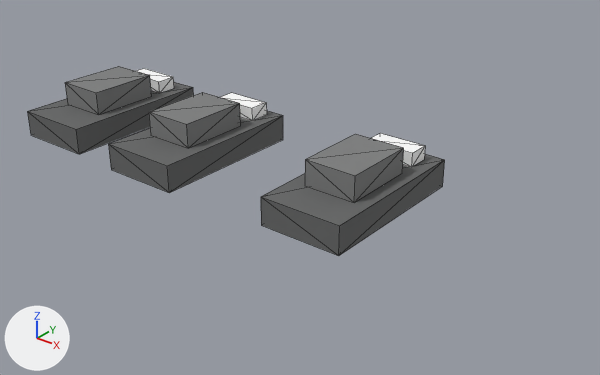
The COLLADA model models/units-prod.dae: old version first, new version second.
Camera for both pictures: a 50 mm lens placed at (2.823, -1.594, 1.239), pointed at (1.198, 0.437, -0.02). The axes (+X, +Y, +Z) are drawn at lower left. The lights are the same throughout. Mesh edges are drawn as thin lines. Where no turn or scale is listed for an object, it has been applied to the vertices.

In view in the first picture: 'group_0', 'group_1', 'group_2', 'group_3', 'group_4', 'group_5', 'group_6', 'group_7', 'group_8'.
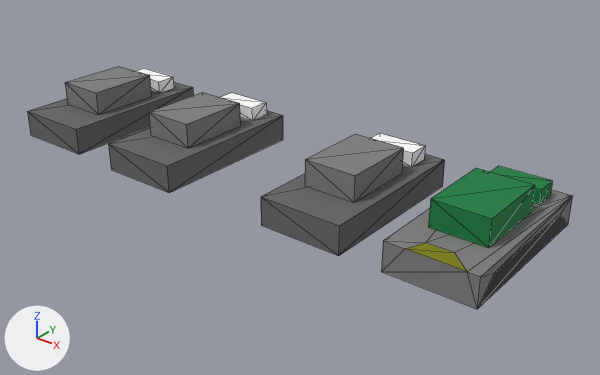
Edits to the scene script, one JSON object a line:
```json
{"op": "add", "block": "mat_material_27", "code": ["mat_material_27 = principled_material('material_27')", "mat_material_27.base_color = (0.0319, 0.0331, 0.0331)  # black #323333", "mat_material_27.roughness = 0.9"]}
{"op": "add", "block": "mat_material_31", "code": ["mat_material_31 = principled_material('material_31')", "mat_material_31.base_color = (0.212, 0.212, 0.000911)  # yellow #7f7f03", "mat_material_31.roughness = 0.9"]}
{"op": "add", "block": "mat_material_33", "code": ["mat_material_33 = principled_material('material_33')", "mat_material_33.base_color = (0.00518, 0.212, 0.0513)  # green #107f40", "mat_material_33.roughness = 0.9"]}
{"op": "add", "block": "me_group_11", "code": ["me_group_11 = bpy.data.meshes.new('group_11')", "me_group_11.from_pydata(...)  # 14 vertices, 24 faces; spans x -0.3..0.0, y 0.0..0.6, z 0.0..0.1", "# faces by material slot: [20, 2, 2]", "me_group_11.materials.append(mat_material_29)  # grey #7e7f7f", "me_group_11.materials.append(mat_material_27)  # black #323333", "me_group_11.materials.append(mat_material_31)  # yellow #7f7f03"]}
{"op": "add", "block": "me_group_10", "code": ["me_group_10 = bpy.data.meshes.new('group_10')", "me_group_10.from_pydata(...)  # a box spanning x -0.19..0.0, y 0.0..0.27, z 0.0..0.09", "me_group_10.materials.append(mat_material_33)  # green #107f40"]}
{"op": "add", "block": "me_group_9", "code": ["me_group_9 = bpy.data.meshes.new('group_9')", "me_group_9.from_pydata(...)  # a box spanning x -0.18..0.0, y 0.0..0.08, z 0.0..0.05", "me_group_9.materials.append(mat_material_33)  # green #107f40"]}
{"op": "add", "block": "ob_group_11", "code": ["ob_group_11 = bpy.data.objects.new('group_11', me_group_11)", "ob_group_11.location = (2.044, 0.123, 0.0)"]}
{"op": "add", "block": "ob_group_10", "code": ["ob_group_10 = bpy.data.objects.new('group_10', me_group_10)", "ob_group_10.location = (1.991, 0.27, 0.1)"]}
{"op": "add", "block": "ob_group_9", "code": ["ob_group_9 = bpy.data.objects.new('group_9', me_group_9)", "ob_group_9.location = (1.99, 0.6, 0.1)"]}
```

Boxes [x1, y1, x2, y2] around the edits, measured in the pictures (600 x 375 px):
```json
{"object": "group_11", "change": "added", "after": [381, 170, 573, 309], "faces in mat_material_29 (grey #7e7f7f)": [381, 170, 573, 309], "faces in mat_material_27 (black #323333)": [478, 214, 568, 308], "faces in mat_material_31 (yellow #7f7f03)": [407, 243, 467, 271]}
{"object": "group_10", "change": "added", "after": [428, 168, 535, 248], "on screen": "green"}
{"object": "group_9", "change": "added", "after": [490, 166, 552, 205], "on screen": "green"}
```
